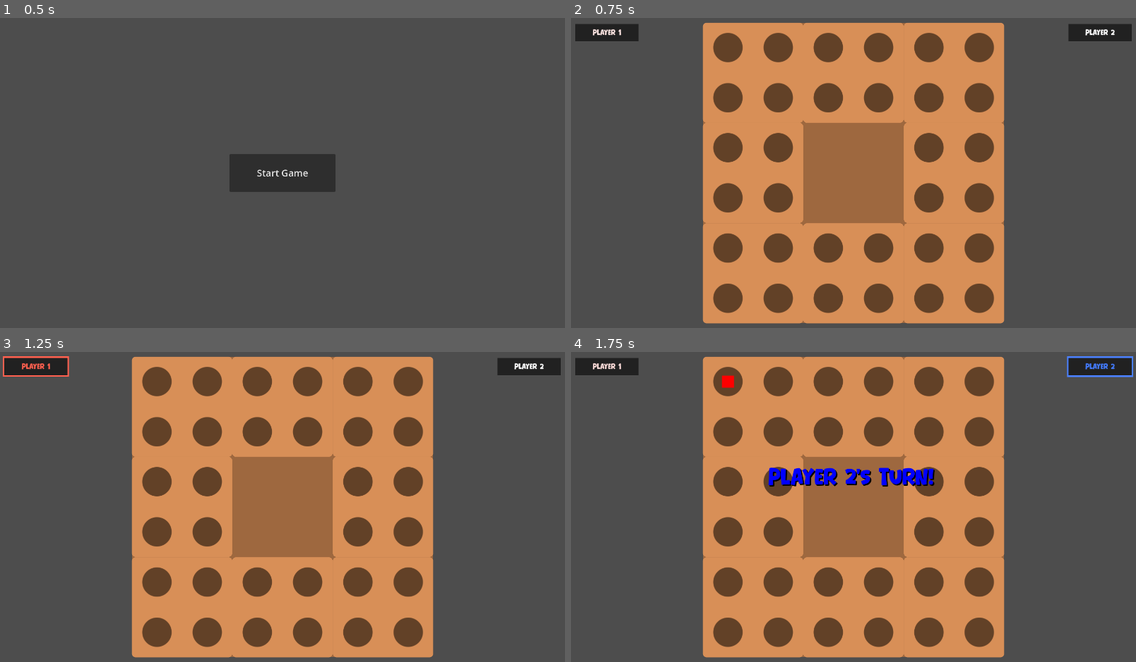
Above: before the commit, frames 1-4 (two rows, left to right).
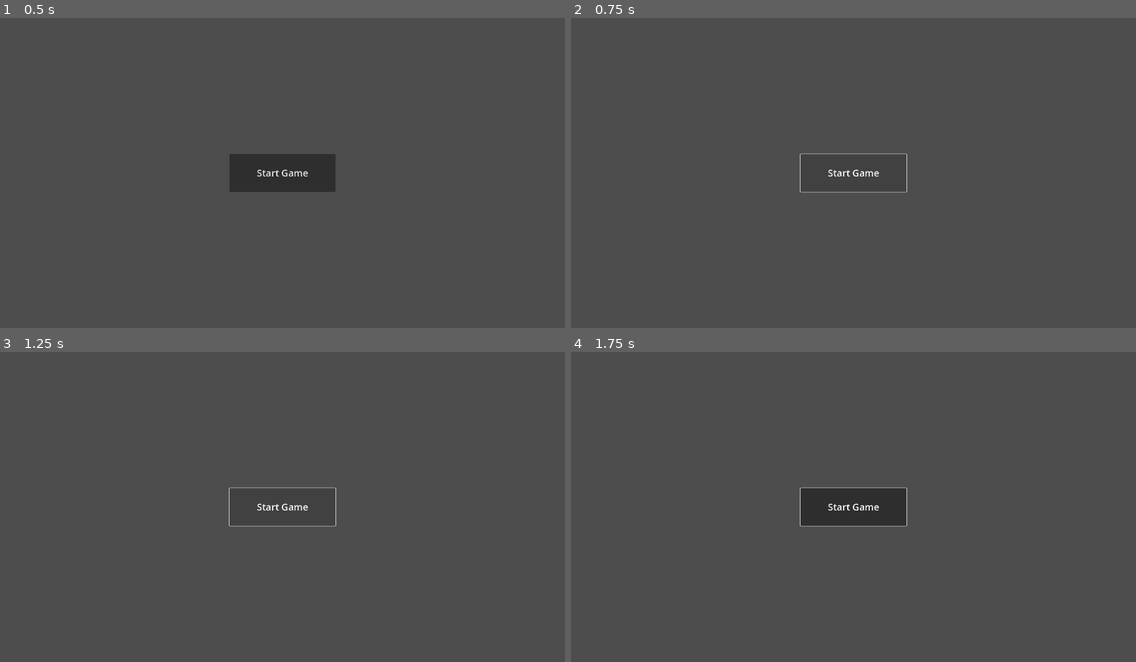
Above: after the commit, the same moments.

Repository: morfyy/4square
Game: Godot game, scene res://scenes/menu.tscn
Same seed, same stepped clock (60 frames per second), same inputs: the game is played once before the commit and once after it.
Inputs (mouse positions are in pixels of both pictures, inside the frame that each line leads up to):
- Up to frame 1 (0.5 s): no input
- Up to frame 2 (0.75 s): click "Start Game" at 0.5 s
- Up to frame 3 (1.25 s): no input
- Up to frame 4 (1.75 s): click (729, 383) at 1.27 s

Frame 1 is identical in both runs. In frame 2, 53% of the frame differs, in the area x 0-100%, y 1-99%; in frame 3, 53%; in frame 4, 53%.
Error after the commit: Parse Error: Identifier "local_move_requested" not declared in the current scope. (res://scenes/game.gd:26)

Commit message:
style: Renaming

Diff:
--- a/autoloads/signals.gd
+++ b/autoloads/signals.gd
@@ -1,4 +1,4 @@
 extends Node
 # SignalManager
 
-signal local_move_requested(tileindex:int, holeindex:int)
+signal local_marble_submitted(tileindex:int, holeindex:int)
--- a/scenes/game.gd
+++ b/scenes/game.gd
@@ -53,7 +53,7 @@
 	p2.connect("marble_submitted", marble_submitted)
 
 
-func local_move_requested(tileindex:int, holeindex:int) -> void:
+func local_marble_submitted(tileindex:int, holeindex:int) -> void:
 	if get_active_player().type != Player.Type.LOCAL:
 		return
 	marble_submitted(get_active_player().id, tileindex, holeindex)
--- a/scenes/tile.gd
+++ b/scenes/tile.gd
@@ -13,7 +13,7 @@
 func hole_pressed(holeindex:int) -> void:
 	if get_child(holeindex).value >= 0:
 		return
-	signals.local_move_requested.emit(tileindex, holeindex)
+	signals.local_marble_submitted.emit(tileindex, holeindex)
 
 
 func set_tilesize(to:Vector2) -> void:
